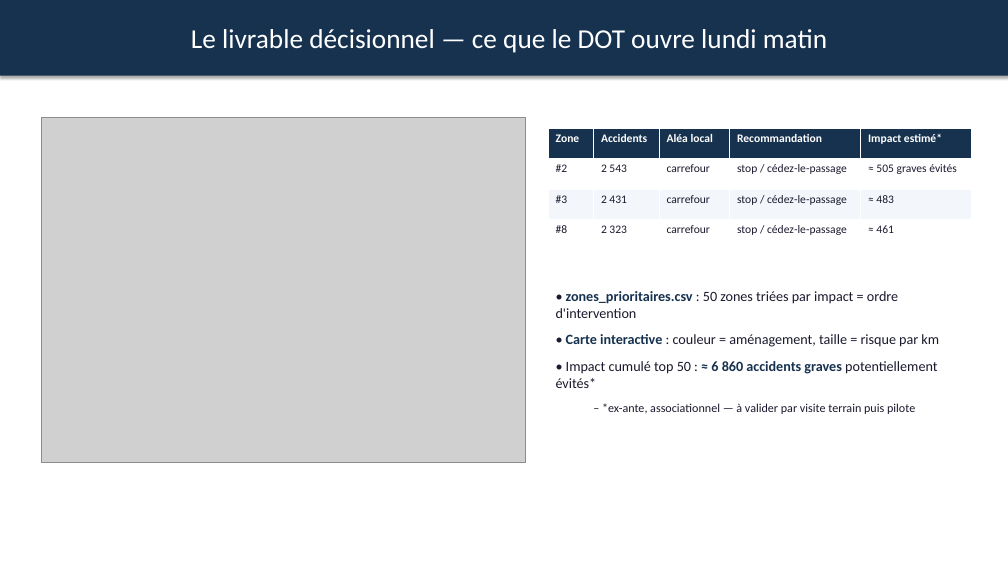
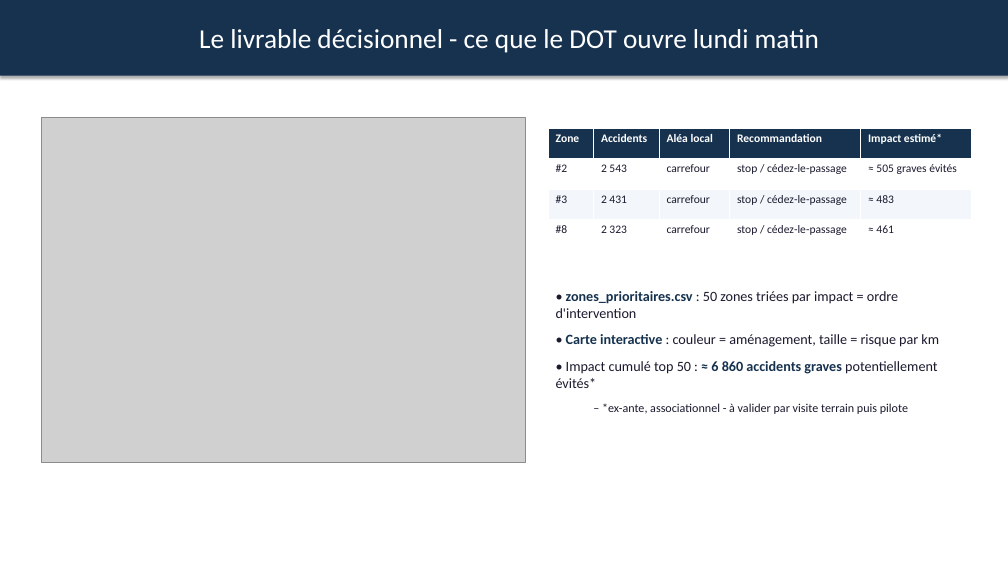
Before and after one commit to SabaMG/xploring, a slide deck: slide 12 of presentation/presentation_finale.pptx. Drawn at 1008x567 pixels with LibreOffice and Linux fonts; fonts in the diff are those of the drawing; grey boxes stand for pictures. Boxes give left, top, right and bottom in pixels: in the first picture for what was removed or moved away, otherwise in the second. Text is boxed around its words. In the diff, an @@ line names an element or a change of style, - is before the commit and + after.

```diff
--- a/presentation/presentation_finale.pptx
+++ b/presentation/presentation_finale.pptx
@@ text in rectangle at bbox=[199, 29, 819, 53]: text changed @@
-Le livrable décisionnel — ce que le DOT ouvre lundi matin
+Le livrable décisionnel - ce que le DOT ouvre lundi matin
@@ text at bbox=[602, 403, 908, 414]: text changed @@
-  – *ex-ante, associationnel — à valider par visite terrain puis pilote
+  – *ex-ante, associationnel - à valider par visite terrain puis pilote
```
Also in this commit, not shown: 18 other slides changed, 17 other files.
